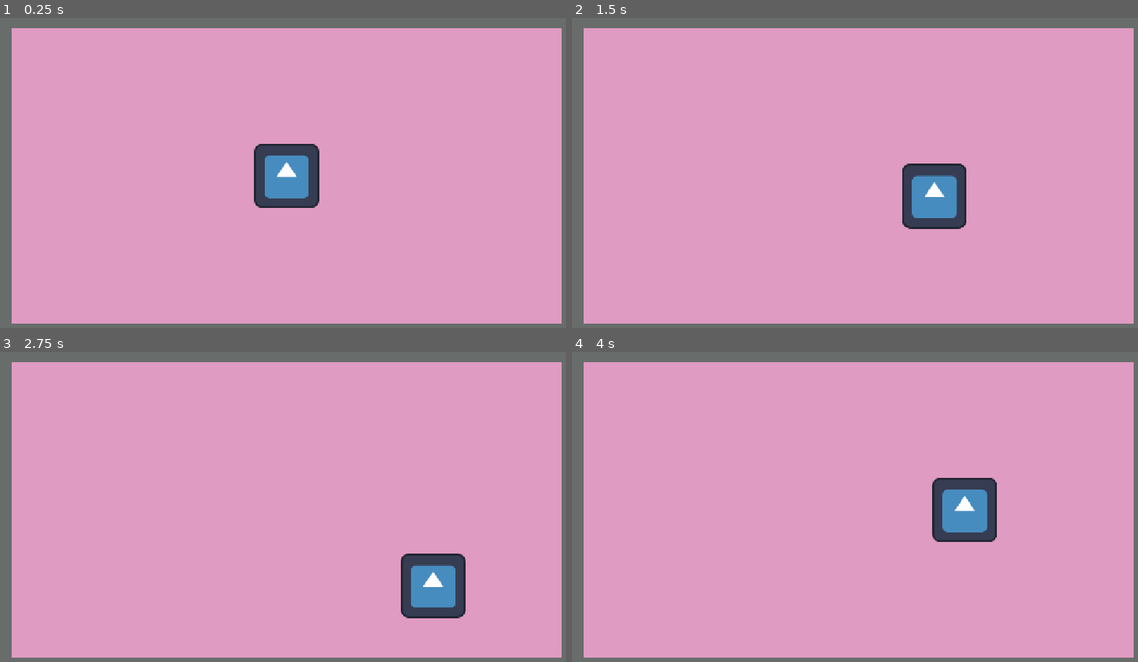
Above: before the commit, frames 1-4 (two rows, left to right).
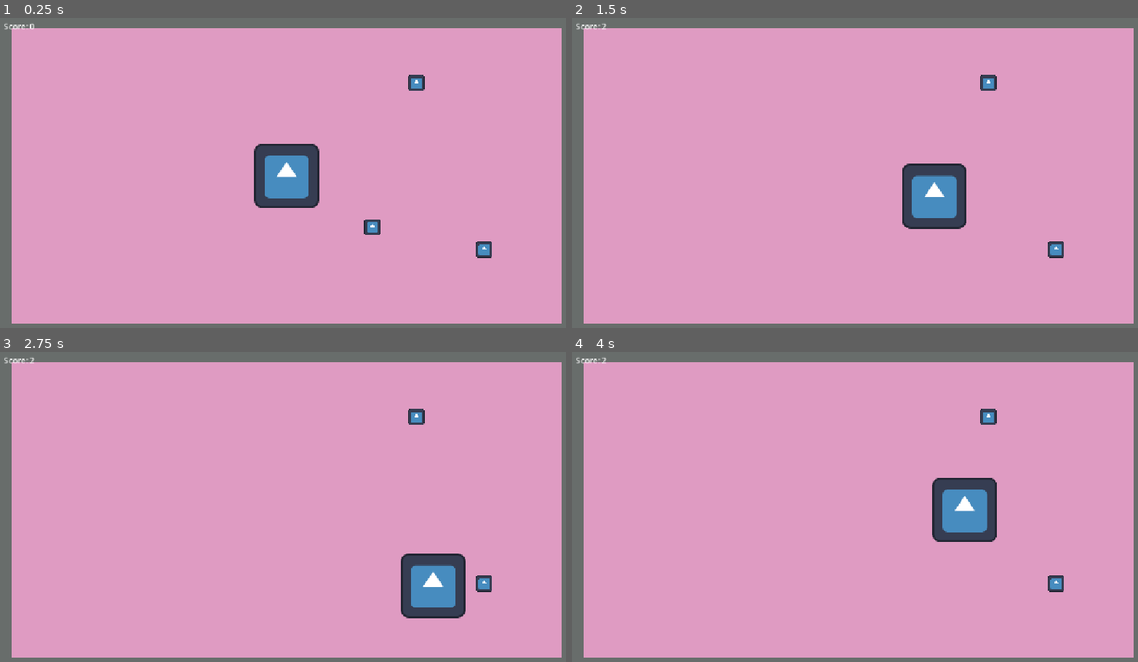
Above: after the commit, the same moments.

Repository: VegetableGameDev/First-Project
Game: Godot game, scene res://scenes/main.tscn
Two runs of this game, one before a commit and one after it. Both use one fixed random seed, a clock stepped at 60 frames per second and the inputs below. The project has no main scene, so this scene is started directly. The engine's default icon, where the game draws it, is replaced by a stand-in: a white triangle on a blue panel in a dark square.
Inputs:
- Up to frame 1 (0.25 s): no input
- Up to frame 2 (1.5 s): tap Enter at 0.5 s; hold D (move_right) 0.53-1.28 s; hold S (move_down) from 1.28 s (still down)
- Up to frame 3 (2.75 s): release S (move_down) at 2.03 s; hold D (move_right) from 2.03 s (still down)
- Up to frame 4 (4 s): release D (move_right) at 2.78 s; hold W (move_up) 2.78-3.53 s; hold A (move_left) from 3.53 s (still down)

The runs differ from the first frame. In frame 1, 0.5% of the frame differs, in the area x 0-87%, y 1-78%; in frame 2, 0.4%; in frame 3, 0.4%; in frame 4, 0.4%.

Commit message:
Added pickups and score HUD.

Diff:
--- a/project.godot
+++ b/project.godot
@@ -42,6 +42,12 @@
 ]
 }
 
+[layer_names]
+
+2d_physics/layer_1="World"
+2d_physics/layer_2="Player"
+2d_physics/layer_3="Pickups"
+
 [physics]
 
 3d/physics_engine="Jolt Physics"
--- /dev/null
+++ b/scenes/main.gd
@@ -0,0 +1,20 @@
+extends Node2D
+
+@export var room: Room
+@export var score_label: Label
+
+var score: int = 0
+
+
+func _ready() -> void:
+	room.pickup_collected.connect(_on_pickup_collected)
+	_update_score_label()
+
+
+func _on_pickup_collected(points: int) -> void:
+	score += points
+	_update_score_label()
+
+
+func _update_score_label() -> void:
+	score_label.text = "Score: %d" % score
--- a/scenes/main.tscn
+++ b/scenes/main.tscn
@@ -2,10 +2,22 @@
 
 [ext_resource type="PackedScene" uid="uid://b4vqie5ph4v1a" path="res://scenes/room.tscn" id="1_0wfyh"]
 [ext_resource type="PackedScene" uid="uid://baumdm6ilv4va" path="res://scenes/player.tscn" id="1_o5qli"]
+[ext_resource type="Script" uid="uid://bugvvvc18p05f" path="res://scenes/main.gd" id="1_sugp2"]
 
-[node name="Main" type="Node2D" unique_id=1828752017]
+[node name="Main" type="Node2D" unique_id=1828752017 node_paths=PackedStringArray("room", "score_label")]
+script = ExtResource("1_sugp2")
+room = NodePath("Room")
+score_label = NodePath("HUD/ScoreLabel")
 
 [node name="Room" parent="." unique_id=464039190 instance=ExtResource("1_0wfyh")]
 
 [node name="Player" parent="." unique_id=1532174093 instance=ExtResource("1_o5qli")]
 position = Vector2(576, 324)
+
+[node name="HUD" type="CanvasLayer" parent="." unique_id=1985746412]
+
+[node name="ScoreLabel" type="Label" parent="HUD" unique_id=1088500108]
+offset_left = 16.0
+offset_top = 16.0
+offset_right = 36.416
+offset_bottom = 39.0
--- /dev/null
+++ b/scenes/pickup.gd
@@ -0,0 +1,18 @@
+class_name Pickup
+extends Area2D
+
+## Emitted when the player touches this pickup, just before it removes itself.
+signal collected(points: int)
+
+## How much score this pickup is worth.
+@export var points: int = 1
+
+
+func _ready() -> void:
+	body_entered.connect(_on_body_entered)
+
+
+func _on_body_entered(_body: Node2D) -> void:
+	# The collision mask only includes the player layer, so any body here is the player.
+	collected.emit(points)
+	queue_free()
--- /dev/null
+++ b/scenes/pickup.tscn
@@ -0,0 +1,19 @@
+[gd_scene format=3 uid="uid://x7qkhq36rkwb"]
+
+[ext_resource type="Script" uid="uid://ywhln6xgoygs" path="res://scenes/pickup.gd" id="1_pg2rt"]
+[ext_resource type="Texture2D" uid="uid://d2cgn1puj7f5r" path="res://icon.svg" id="2_7cqbe"]
+
+[sub_resource type="CircleShape2D" id="CircleShape2D_py7os"]
+radius = 16.0
+
+[node name="Pickup" type="Area2D" unique_id=1449806387]
+collision_layer = 4
+collision_mask = 2
+script = ExtResource("1_pg2rt")
+
+[node name="Sprite2D" type="Sprite2D" parent="." unique_id=2022609760]
+scale = Vector2(0.25, 0.25)
+texture = ExtResource("2_7cqbe")
+
+[node name="CollisionShape2D" type="CollisionShape2D" parent="." unique_id=1639285069]
+shape = SubResource("CircleShape2D_py7os")
--- a/scenes/player.tscn
+++ b/scenes/player.tscn
@@ -7,6 +7,7 @@
 size = Vector2(128, 128)
 
 [node name="Player" type="CharacterBody2D" unique_id=1532174093]
+collision_layer = 2
 script = ExtResource("1_g2els")
 
 [node name="Sprite2D" type="Sprite2D" parent="." unique_id=889473268]
--- /dev/null
+++ b/scenes/room.gd
@@ -0,0 +1,19 @@
+class_name Room
+extends Node2D
+
+## Passed up from any pickup in this room, so Main can track the score.
+signal pickup_collected(points: int)
+
+## Parent node whose children are the Pickup instances in this room.
+@export var pickups: Node
+
+
+func _ready() -> void:
+	for child: Node in pickups.get_children():
+		var pickup: Pickup = child as Pickup
+		if pickup:
+			pickup.collected.connect(_on_pickup_collected)
+
+
+func _on_pickup_collected(points: int) -> void:
+	pickup_collected.emit(points)
--- a/scenes/room.tscn
+++ b/scenes/room.tscn
@@ -1,4 +1,7 @@
 [gd_scene format=3 uid="uid://b4vqie5ph4v1a"]
+
+[ext_resource type="Script" uid="uid://b500dvqhvursa" path="res://scenes/room.gd" id="1_ffxv4"]
+[ext_resource type="PackedScene" uid="uid://x7qkhq36rkwb" path="res://scenes/pickup.tscn" id="2_85yof"]
 
 [sub_resource type="RectangleShape2D" id="RectangleShape2D_py7os"]
 size = Vector2(1152, 32)
@@ -12,7 +15,9 @@
 [sub_resource type="RectangleShape2D" id="RectangleShape2D_14vil"]
 size = Vector2(32, 648)
 
-[node name="Room" type="Node2D" unique_id=464039190]
+[node name="Room" type="Node2D" unique_id=464039190 node_paths=PackedStringArray("pickups")]
+script = ExtResource("1_ffxv4")
+pickups = NodePath("Pickups")
 
 [node name="WallColor" type="ColorRect" parent="." unique_id=974763337]
 offset_right = 1152.0
@@ -47,3 +52,16 @@
 position = Vector2(1136, 324)
 shape = SubResource("RectangleShape2D_14vil")
 debug_color = Color(1, 1, 1, 0.41960785)
+
+[node name="Pickups" type="Node2D" parent="." unique_id=645127778]
+
+[node name="Pickup1" parent="Pickups" unique_id=1449806387 instance=ExtResource("2_85yof")]
+position = Vector2(833, 140)
+
+[node name="Pickup2" parent="Pickups" unique_id=1746438860 instance=ExtResource("2_85yof")]
+position = Vector2(746, 425)
+points = 2
+
+[node name="Pickup3" parent="Pickups" unique_id=509924851 instance=ExtResource("2_85yof")]
+position = Vector2(967, 470)
+points = 3
Not shown, added: scenes/main.gd.uid
Not shown, added: scenes/pickup.gd.uid
Not shown, added: scenes/room.gd.uid
